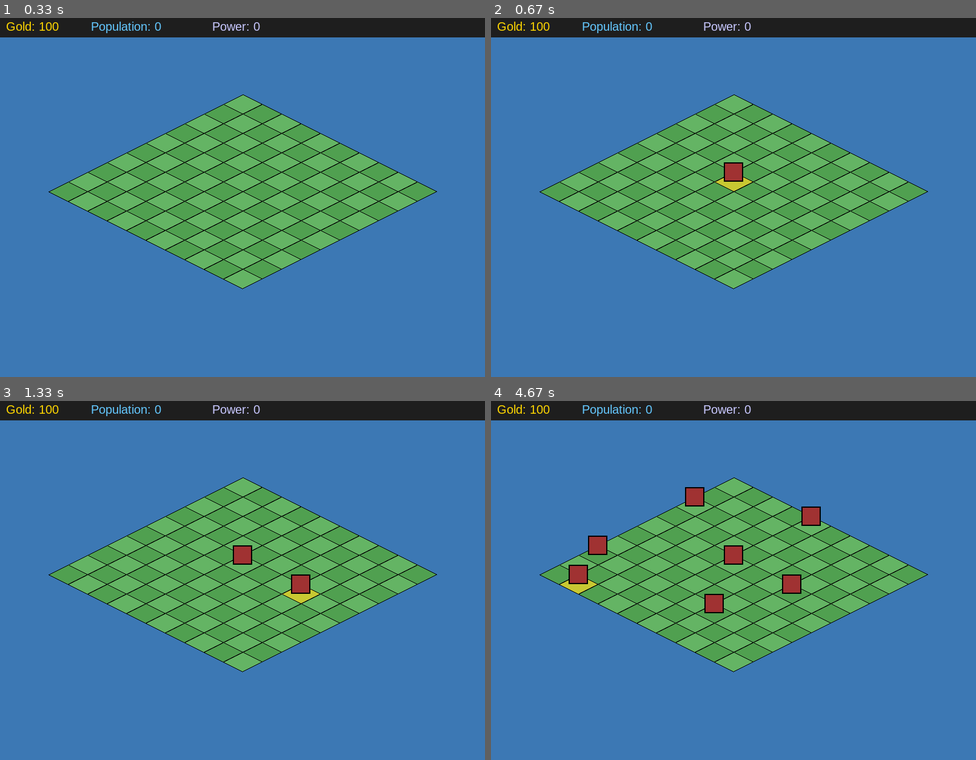
Above: before the commit, frames 1-4 (two rows, left to right).
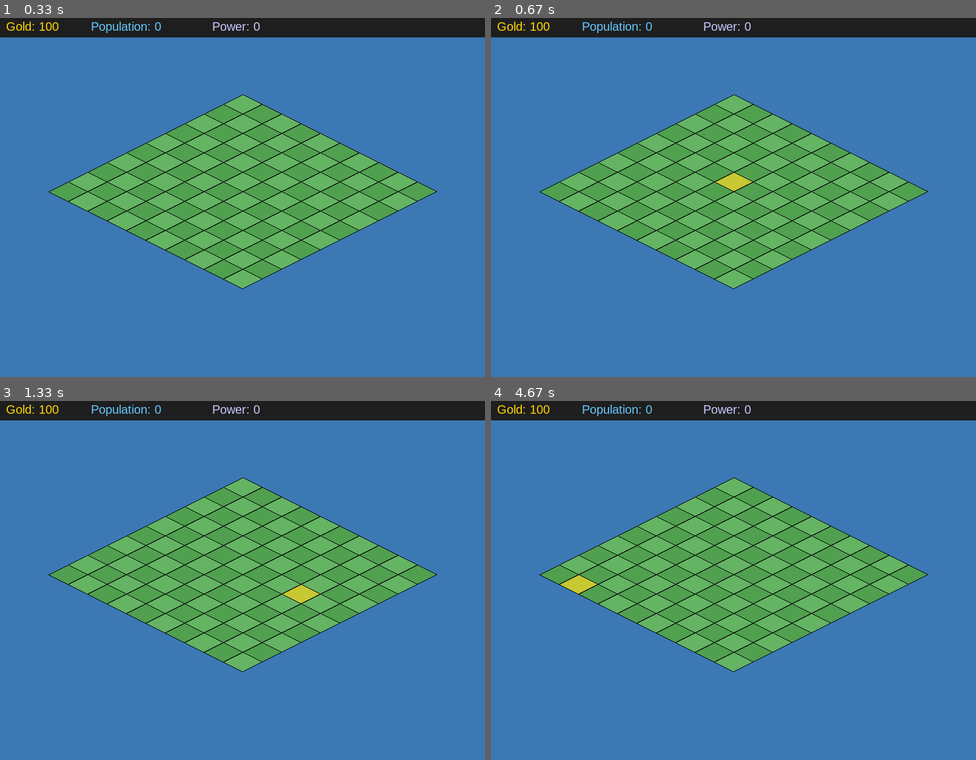
Above: after the commit, the same moments.

Repository: tdimnet/learn-pygame-by-doing
Game: pygame game, started from app.py
Two runs of this game, one before a commit and one after it. Both use one fixed random seed, a clock stepped at 60 frames per second and the inputs below.
Inputs (mouse positions are in pixels of both pictures, inside the frame that each line leads up to):
- Up to frame 1 (0.33 s): no input
- Up to frame 2 (0.67 s): click (733, 193) at 0.38 s
- Up to frame 3 (1.33 s): click (291, 659) at 0.72 s; click (300, 609) at 1.05 s
- Up to frame 4 (4.67 s): click (617, 505) at 1.38 s; click (733, 623) at 1.72 s; click (665, 501) at 2.05 s; click (903, 673) at 2.38 s; click (592, 555) at 3.55 s; click (908, 663) at 3.88 s; click (835, 530) at 4.22 s; click (583, 602) at 4.55 s

Frame 1 is identical in both runs. In frame 2, 0.2% of the frame differs, in the area x 48-52%, y 40-46%; in frame 3, 0.4%; in frame 4, 1.5%, in the area x 16-68%, y 23-60%.

Commit message:
Start to implement the idle game economy

Diff:
--- a/app.py
+++ b/app.py
@@ -11,6 +11,30 @@
 
 GRID_WIDTH = 10
 GRID_HEIGHT = 10
+
+BUILDINGS = {
+    "house": {
+        "cost": 10,
+        "pop_production": 1,
+        "gold_production": 0,
+        "power_production": 0,
+        "pop_consume": 0,
+    },
+    "factory": {
+        "cost": 20,
+        "pop_production": 0,
+        "gold_production": 2,
+        "power_production": 0,
+        "pop_consume": 1,
+    },
+    "powerplant": {
+        "cost": 50,
+        "pop_production": 0,
+        "gold_production": 0,
+        "power_production": 1,
+        "pop_consume": 1,
+    }
+}
 
 
 def draw_resource_bar(surface, gold, population, power):
@@ -112,6 +136,8 @@
     population = 0
     power = 0
 
+    idle_timer = 0
+
     running = True
     while running:
         dt = clock.tick(FPS) / 1000.0
@@ -126,7 +152,27 @@
             if event.type == pygame.MOUSEBUTTONDOWN and event.button == 1:
                 gx, gy = screen_to_grid(mx, my, offset)
                 if 0 <= gx < GRID_WIDTH and 0 <= gy < GRID_HEIGHT:
-                    grid_data[gx][gy] = 1
+                    grid_data[gx][gy] = "factory"
+                    print(grid_data)
+
+
+        # ------------------ IDLE ECONOMY UPDATE ------------------
+        idle_timer += dt
+        if idle_timer >= 1.0:
+            idle_timer = 0
+
+            total_pop_prod = 0
+            total_gold_prod = 0
+            total_power_prod = 0
+            total_pop_consume = 0
+
+            for gx in range(GRID_WIDTH):
+                for gy in range(GRID_HEIGHT):
+                    b = grid_data[gx][gy]
+                    if b == 0:
+                        continue
+
+                    print(b)
 
 
         screen.fill(color=(60, 120, 180))
